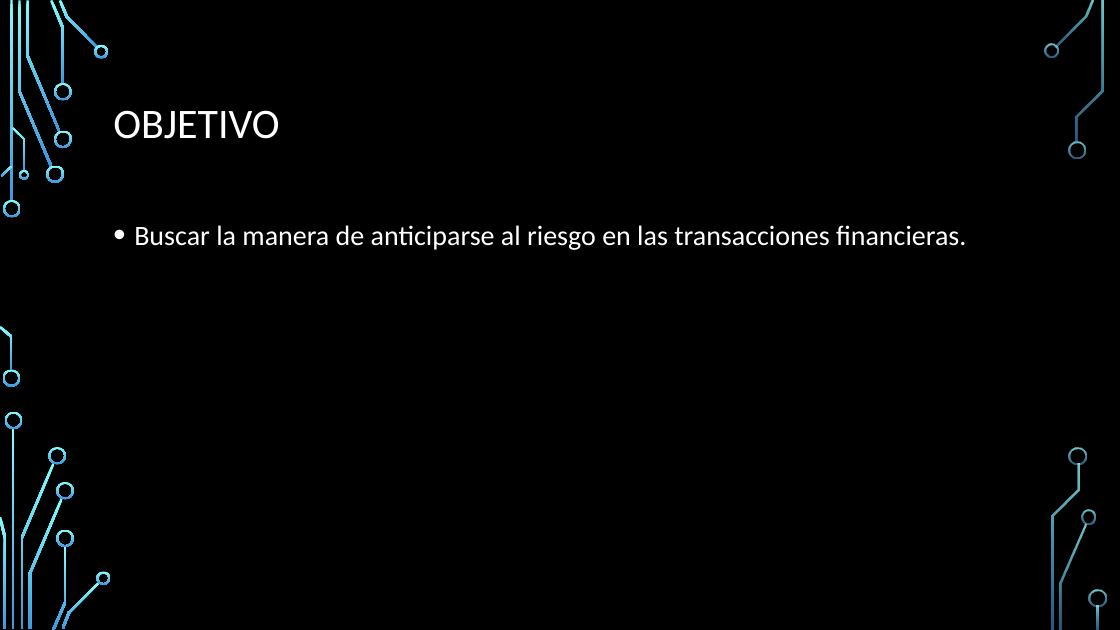
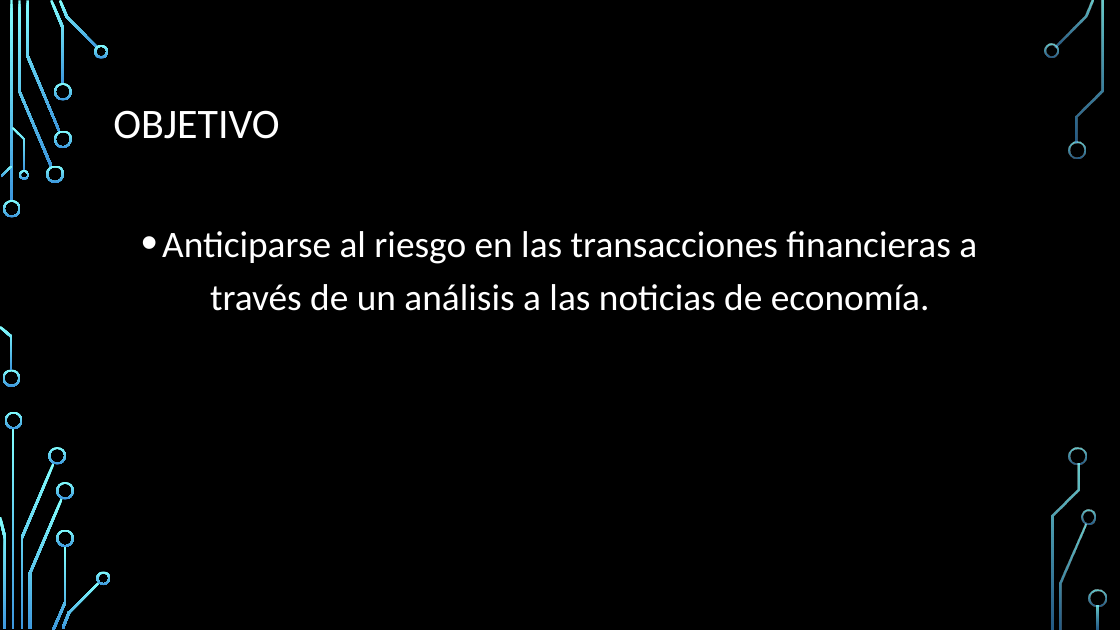
Before and after one commit to bryannegrete/financial-risk, a slide deck: slide 3 of Financial_Risk.pptx. Drawn at 1120x630 pixels with LibreOffice and Linux fonts; fonts in the diff are those of the drawing; background and template pictures are left out. Boxes give left, top, right and bottom in pixels: in the first picture for what was removed or moved away, otherwise in the second. Text is boxed around its words. In the diff, an @@ line names an element or a change of style, - is before the commit and + after.

```diff
--- a/Financial_Risk.pptx
+++ b/Financial_Risk.pptx
@@ text at bbox=[162, 231, 977, 311]: text changed; size 24 to 32 pt @@
-• Buscar la manera de anticiparse al riesgo en las transacciones financieras.
+• Anticiparse al riesgo en las transacciones financieras a través de un análisis a las noticias de economía.
```
Also in this commit, not shown: 3 other slides changed, 2 slides added, 12 other files.
